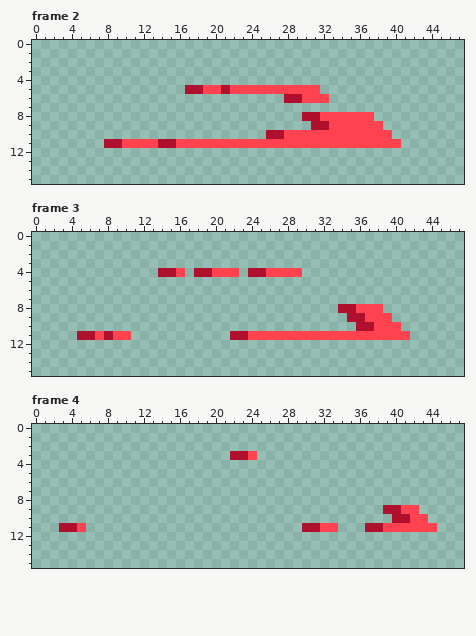
Pixel-art file -- WIP Assets/Asuran Blades Slide projectile.aseprite. Above: the version before the commit.
48x16 pixels, 4 frames. Shown: frame 2, frame 3, frame 4. The commit also changed other frames, which this record leaves out.
The result:
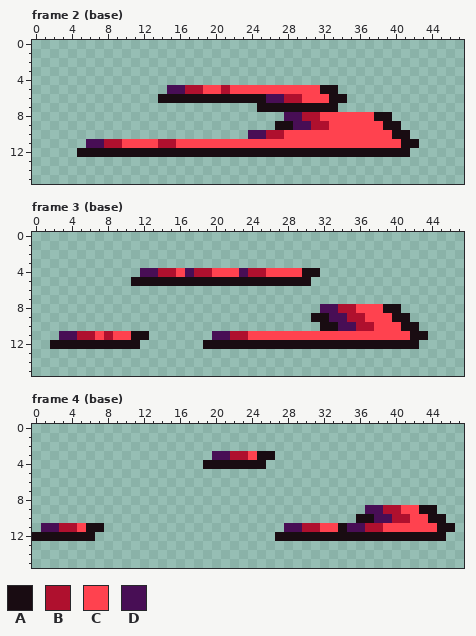
Palette (. is transparent): A #190c12  B #af102e  C #ff424f  D #480e55
What changed:
Frame 2 (base), layer "Layer 3":
y 5: x 15..16 .. -> DD; x 32..33 .. -> AA
y 6: x 14..27 .............. -> AAAAAAAAAAAADD; x 33..34 .. -> AA
y 7: x 25..33 ......... -> AAAAAAAAA
y 8: x 28..29 .. -> DD; x 38..39 .. -> AA
y 9: x 27..30 .... -> AADD; x 39..40 .. -> AA
y 10: x 24..25 .. -> DD; x 40..41 .. -> AA
y 11: x 6..7 .. -> DD; x 41..42 .. -> AA
y 12: x 5..41 ..................................... -> AAAAAAAAAAAAAAAAAAAAAAAAAAAAAAAAAAAAA
Frame 3 (base), layer "Layer 3":
y 4: x 12..13 .. -> DD; x 17 . -> D; x 23 . -> D; x 30..31 .. -> AA
y 5: x 11..30 .................... -> AAAAAAAAAAAAAAAAAAAA
y 8: x 32..33 .. -> DD; x 39..40 .. -> AA
y 9: x 31..34 .... -> AADD; x 40..41 .. -> AA
y 10: x 32..35 .... -> AADD; x 41..42 .. -> AA
y 11: x 3..4 .. -> DD; x 11..12 .. -> AA; x 20..21 .. -> DD; x 42..43 .. -> AA
y 12: x 2..11 .......... -> AAAAAAAAAA; x 19..42 ........................ -> AAAAAAAAAAAAAAAAAAAAAAAA
Frame 4 (base), layer "Layer 3":
y 3: x 20..21 .. -> DD; x 25..26 .. -> AA
y 4: x 19..25 ....... -> AAAAAAA
y 9: x 37..38 .. -> DD; x 43..44 .. -> AA
y 10: x 36..39 .... -> AADD; x 44..45 .. -> AA
y 11: x 1..2 .. -> DD; x 6..7 .. -> AA; x 28..29 .. -> DD; x 34..36 ... -> ADD; x 45..46 .. -> AA
y 12: x 0..6 ....... -> AAAAAAA; x 27..45 ................... -> AAAAAAAAAAAAAAAAAAA
